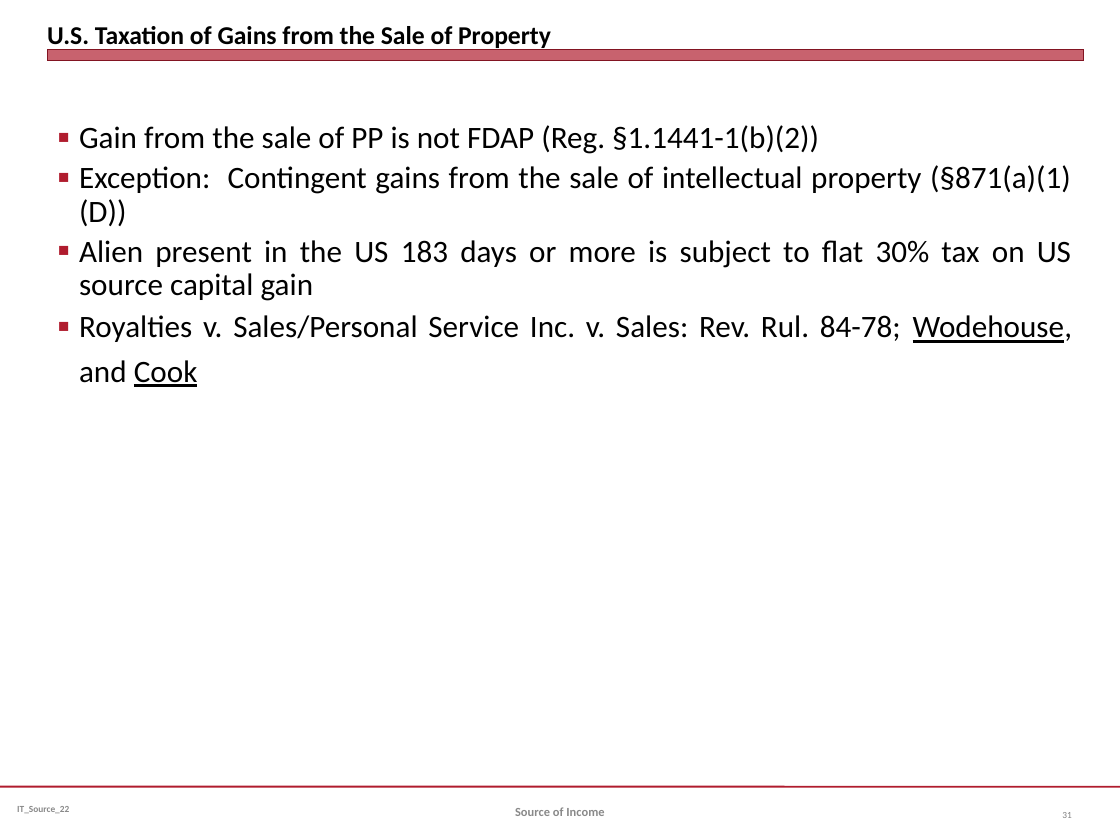
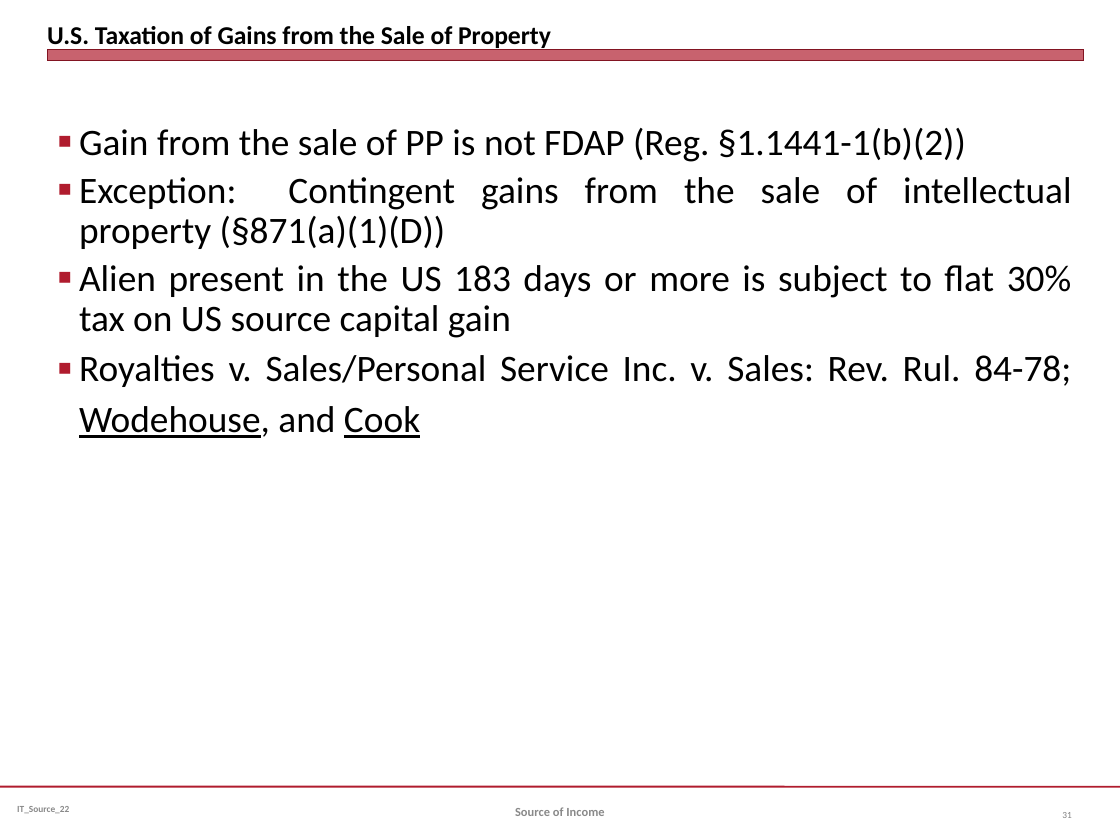
Before and after one commit to jmc877/International-Tax, a slide deck: slide 31 of slides/IT_Source_IntDiv_22.pptx. Drawn at 1120x840 pixels with LibreOffice and Linux fonts; fonts in the diff are those of the drawing. Boxes give left, top, right and bottom in pixels: in the first picture for what was removed or moved away, otherwise in the second. Text is boxed around its words. In the diff, an @@ line names an element or a change of style, - is before the commit and + after.

```diff
--- a/slides/IT_Source_IntDiv_22.pptx
+++ b/slides/IT_Source_IntDiv_22.pptx
@@ text "Gain from the sale of ..." at (x1=79, y1=128, x2=1071, y2=438): size 20 to 24 pt @@
```
Also in this commit, not shown: 6 other slides changed, 3 other files.
